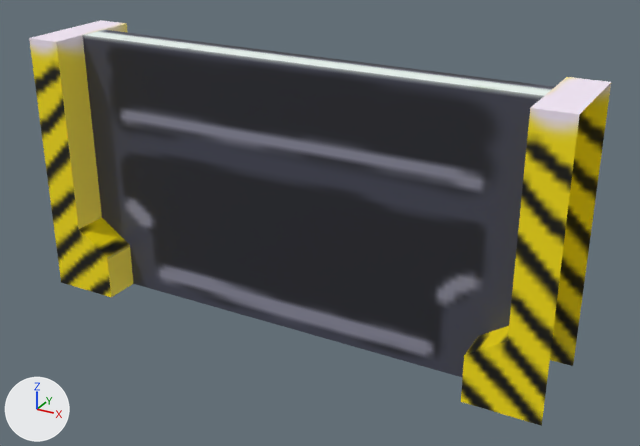
One commit to the FBX model Assets/Models/Door.fbx: the scene before it, then after it.
Before and after are seen from a camera (50 mm lens) standing at (2.23, -3.77, 2.52) and looking at (0.15, 0.02, 0.63). Lighting does not change. The marker at lower left points along +X, +Y and +Z.

Objects in the first picture: 'Base', 'Door'.
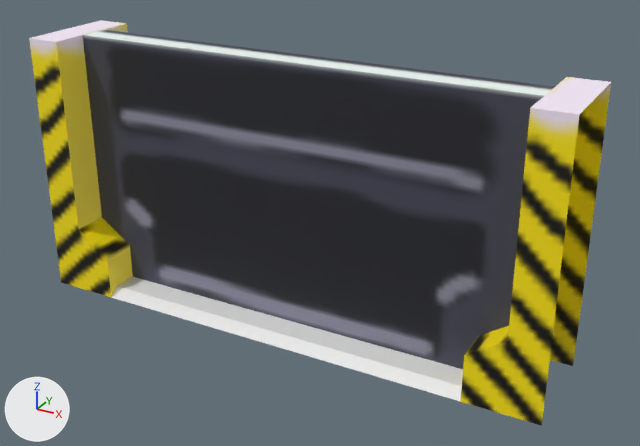
Changed parts and their boxes (x1, y1, x2, y2) in the pictures (640 x 446 px):
'Guard', added: after (111, 277, 463, 402)

Patch to the scene script:
```diff
--- a/Assets/Models/Door.fbx.py
+++ b/Assets/Models/Door.fbx.py
@@ me_cube @@
+me_cube.from_pydata([(-1.1, -0.29, 0.0), (-1.1, -0.23, 0.05), (-1.1, 0.29, 0.0), (-1.1, 0.23, 0.05), (1.1, -0.29, 0.0), (1.1, -0.23, 0.05), (1.1, 0.29, 0.0), (1.1, 0.23, 0.05), (1.1, -0.09, 0.0), (1.1, 0.09, 0.0), (-1.1, -0.09, 0.05), (-1.1, 0.09, 0.05), (-1.1, 0.09, 0.0), (-1.1, -0.09, 0.0), (1.1, 0.09, 0.05), (1.1, -0.09, 0.05)], [], [(2, 3, 7, 6), (4, 5, 1, 0), (15, 10, 1, 5), (7, 3, 11, 14), (10, 15, 8, 13), (14, 11, 12, 9)])
@@ ob_guard @@
+ob_guard = bpy.data.objects.new('Guard', me_cube)
+ob_guard.location = (0.0, 0.0, 0.0)
```
